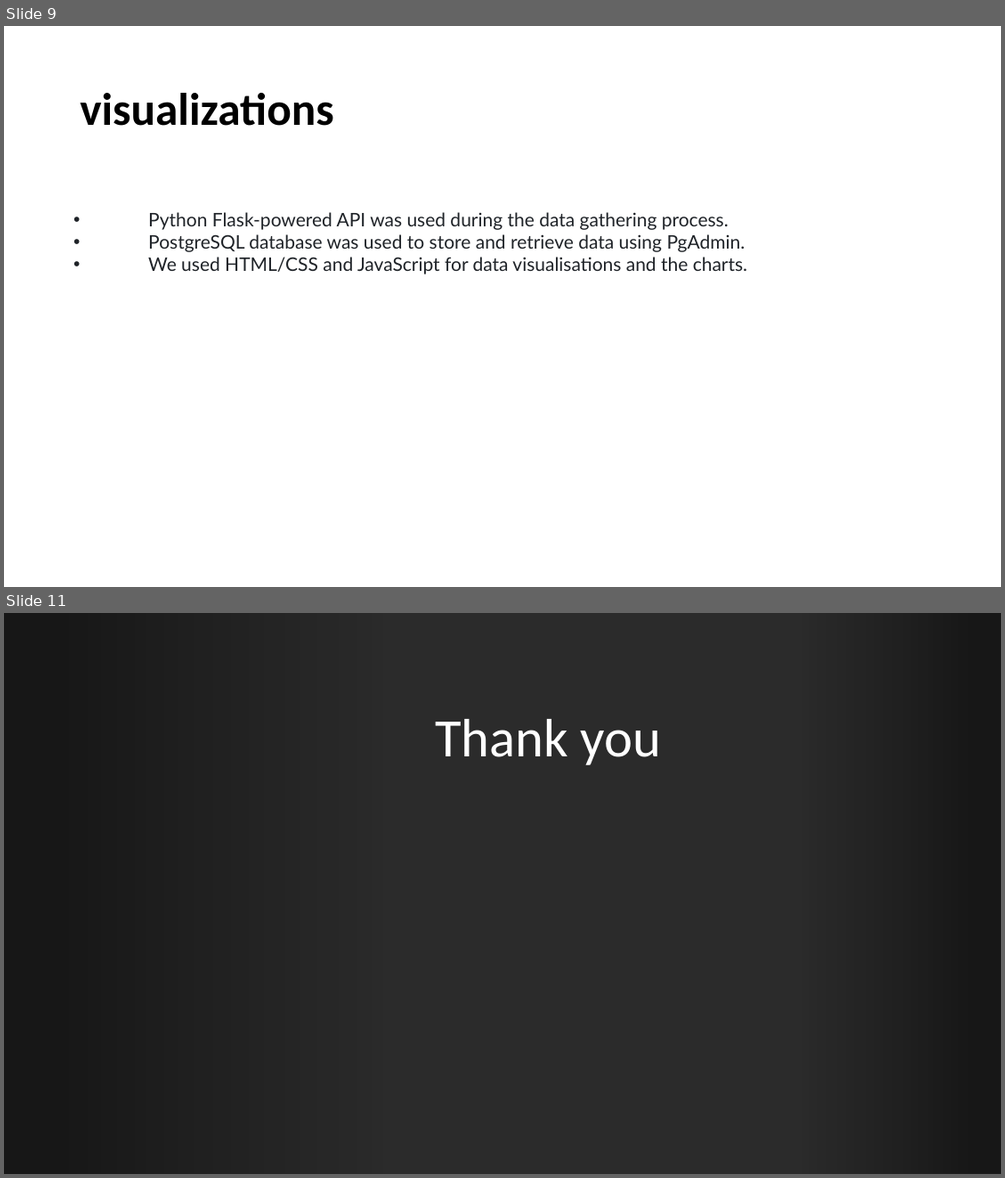
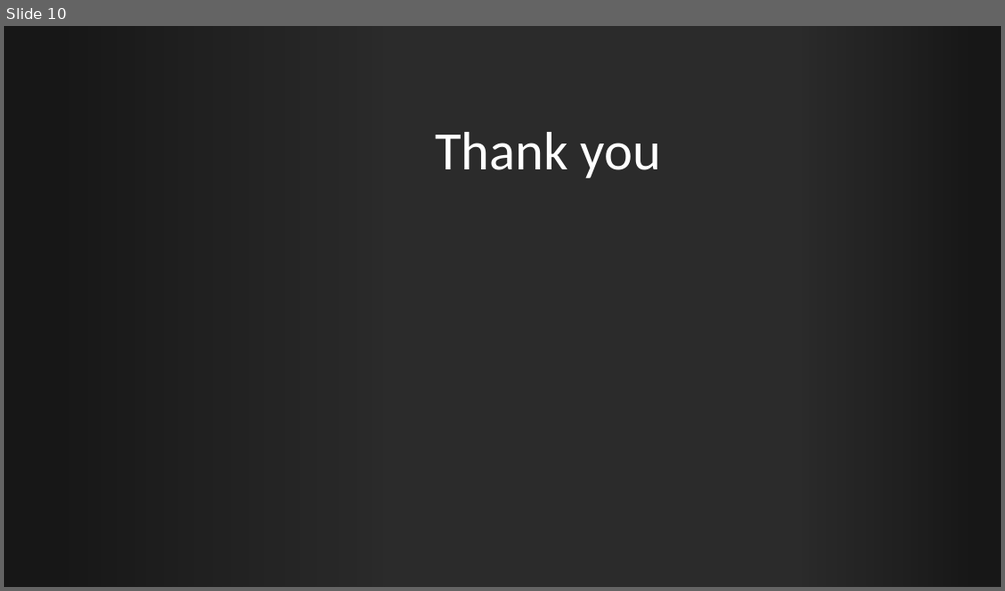
Before and after one commit to oli124/Project3_OliverK_UfuomaA, a slide deck: Project 3 Oliver King and Ufuoma Atakere-ufilolo.pptx. Shown one above the other, each under a label of ours: slides 9 and 11 before the commit, slide 10 after it; the slides between them are not shown. The pictures are 1005x1178 and 1005x591 pixels, drawn with LibreOffice and Linux fonts; fonts in the diff are those of the drawing; background and template pictures are left out; a plain dark background stands for a picture behind light text. Boxes give left, top, right and bottom in pixels: in the first picture for what was removed or moved away, otherwise in the second. Text is boxed around its words. In the diff, an @@ line names an element or a change of style, - is before the commit and + after.

```diff
--- a/Project 3 Oliver King and Ufuoma Atakere-ufilolo.pptx
+++ b/Project 3 Oliver King and Ufuoma Atakere-ufilolo.pptx
@@ slide 9 removed at [4, 26, 1001, 587], background #FFFFFF @@
@@ title removed at [80, 93, 333, 126] @@
-visualizations
@@ text removed at [148, 212, 747, 274] @@
-• Python Flask-powered API was used during the data gathering process.
-• PostgreSQL database was used to store and retrieve data using PgAdmin.
-• We used HTML/CSS and JavaScript for data visualisations and the charts.
@@ what was slide 11 is now slide 10 @@
```
Also in this commit, not shown: 6 slides changed, 2 slides added, 2 other slides removed, 1 other file.
